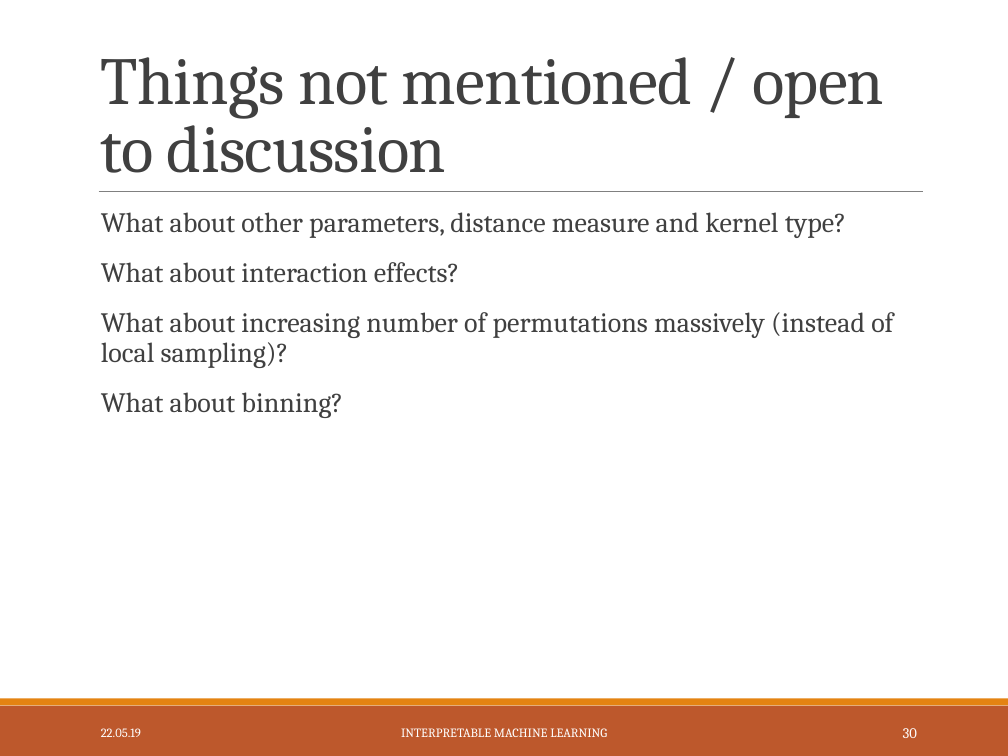
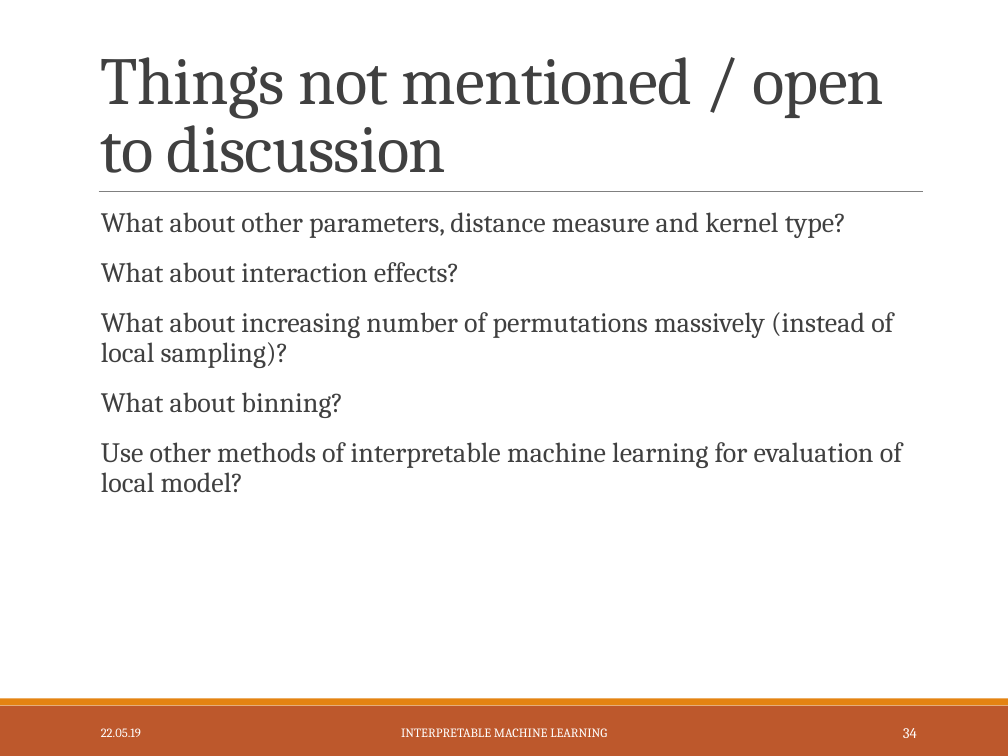
Before and after one commit to slds-lmu/iml_methods_limitations, a slide deck: slide 35 of Slides/LIME-neighbourhood.pptx (slide 31 before the commit). Drawn at 1008x756 pixels with LibreOffice and Linux fonts; fonts in the diff are those of the drawing. Boxes give left, top, right and bottom in pixels: in the first picture for what was removed or moved away, otherwise in the second. Text is boxed around its words. In the diff, an @@ line names an element or a change of style, - is before the commit and + after.

```diff
--- a/Slides/LIME-neighbourhood.pptx
+++ b/Slides/LIME-neighbourhood.pptx
@@ text at box(101, 442, 902, 492): paragraph added @@
+  Use other methods of interpretable machine learning for evaluation of local model?
@@ page number at box(903, 728, 917, 738): text changed @@
-30
+34
```
Also in this commit, not shown: 11 other slides changed, 4 slides added, 3 other files.
